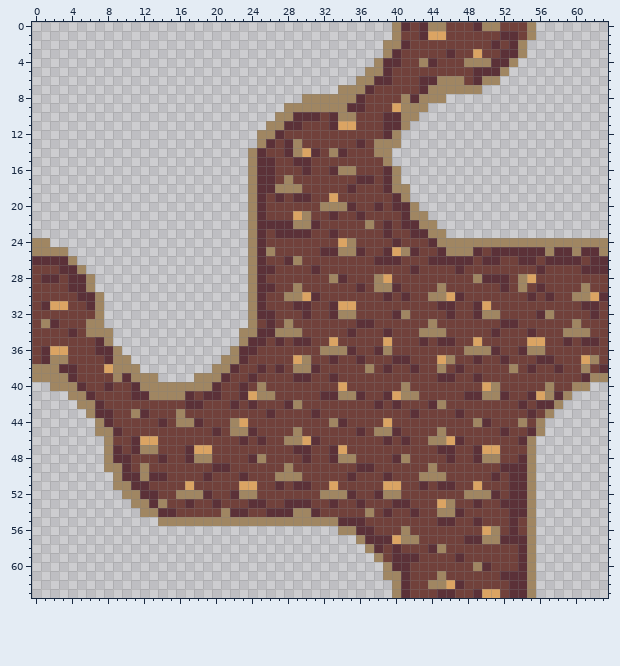
Two versions of one pixel-art sprite, Core/assets/images/dual_sheets/dirt_dual_sheet.png. Above, as it was before the edit.
The file is 64x64 pixels.
Now the later version:
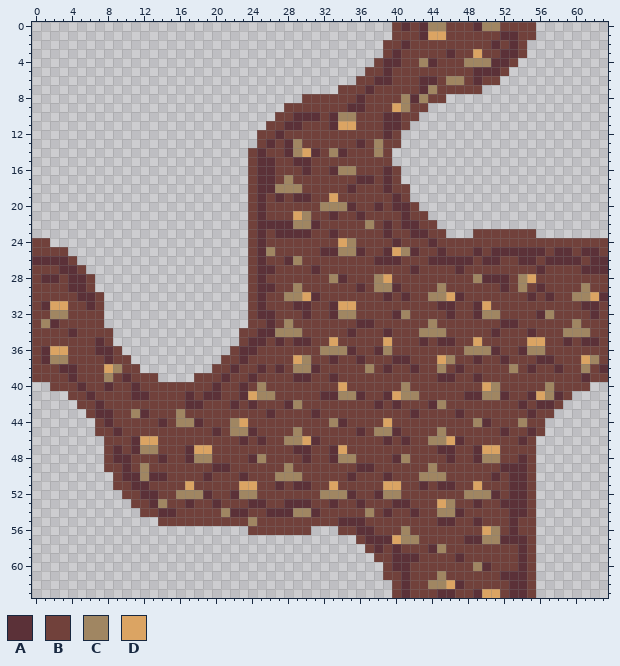
Palette (. is transparent): A #5b3138  B #71413b  C #a08662  D #dba463
Diff:
The author put colour B in row 23 at x 49 to 55; in row 56 at x 24 to 30.
Colour C becomes colour B in rows 0 to 1 at x 40 and 55; in row 2 at x 39 to 40 and 54; in row 3 at x 39 and 54; in row 4 at x 38 and 53; in row 5 at x 37 to 38 and 52; in row 6 at x 36 to 37, 45 and 50 to 51.
Colour C becomes colour B in row 7 at x 34 to 36 and 45 to 49; in row 8 at x 30 to 35 and 44 to 45; in row 9 at x 28 to 34 and 42 to 43; in row 10 at x 27 to 28 and 41 to 42; in row 11 at x 26 to 27 and 41; in row 12 at x 25 to 26 and 40.
Colour C becomes colour B in row 13 at x 25 and 39 to 40; in rows 14 to 15 at x 24 and 39; in rows 16 to 17 at x 24 and 40; in row 18 at x 24 and 40 to 41; in row 19 at x 24 and 41; in row 20 at x 24 and 42.
Colour C becomes colour B in row 21 at x 24 and 42 to 43; in row 22 at x 24 and 43 to 44; in row 23 at x 24 and 44 to 45; in row 24 at x 0 to 1, 24 and 45 to 63; in row 25 at x 0 to 3, 24, 46 to 48, 57, 60 and 63; in row 26 at x 4 and 24.
Colour C becomes colour B in row 27 at x 5 and 24; in rows 28 to 29 at x 6 and 24; in rows 30 to 32 at x 7 and 24; in row 33 at x 6 to 7 and 24; in row 34 at x 6 to 8 and 23 to 24; in row 35 at x 8 and 23.
Colour C becomes colour B in row 36 at x 9 and 22; in row 37 at x 9 to 10 and 21 to 22; in row 38 at x 0 to 2, 10 to 11 and 20 to 21; in row 39 at x 0 to 3, 9, 11 to 13, 18 to 20 and 62 to 63; in row 40 at x 2 to 4, 12 to 19 and 60 to 61; in row 41 at x 4 to 5, 13 to 16 and 59.
Colour C becomes colour B in row 42 at x 5 to 6 and 58; in row 43 at x 6 and 57; in row 44 at x 7 and 56; in row 45 at x 7 to 8 and 56; in rows 46 to 48 at x 8 and 55; in row 49 at x 8 to 9 and 55.
Colour C becomes colour B in row 50 at x 9 and 55; in row 51 at x 9 to 10 and 55; in row 52 at x 10 to 11 and 55; in row 53 at x 11 to 12 and 55; in row 54 at x 12 to 13 and 55; in row 55 at x 14 to 23, 25 to 33 and 55.
Colour C becomes colour B in row 56 at x 34 to 35 and 55; in row 57 at x 36 and 55; in row 58 at x 37 and 55; in row 59 at x 38 and 55; in row 60 at x 39 and 55; in row 61 at x 39 to 40 and 55.
Colour C becomes colour B in rows 62 to 63 at x 40 and 55.
Colour B becomes colour C in row 32 at x 2 to 3; in row 39 at x 8.
Boxes around the changes in both pictures, in picture pixels (x1, y1, x2, y2):
changed: (32, 22, 608, 598)
